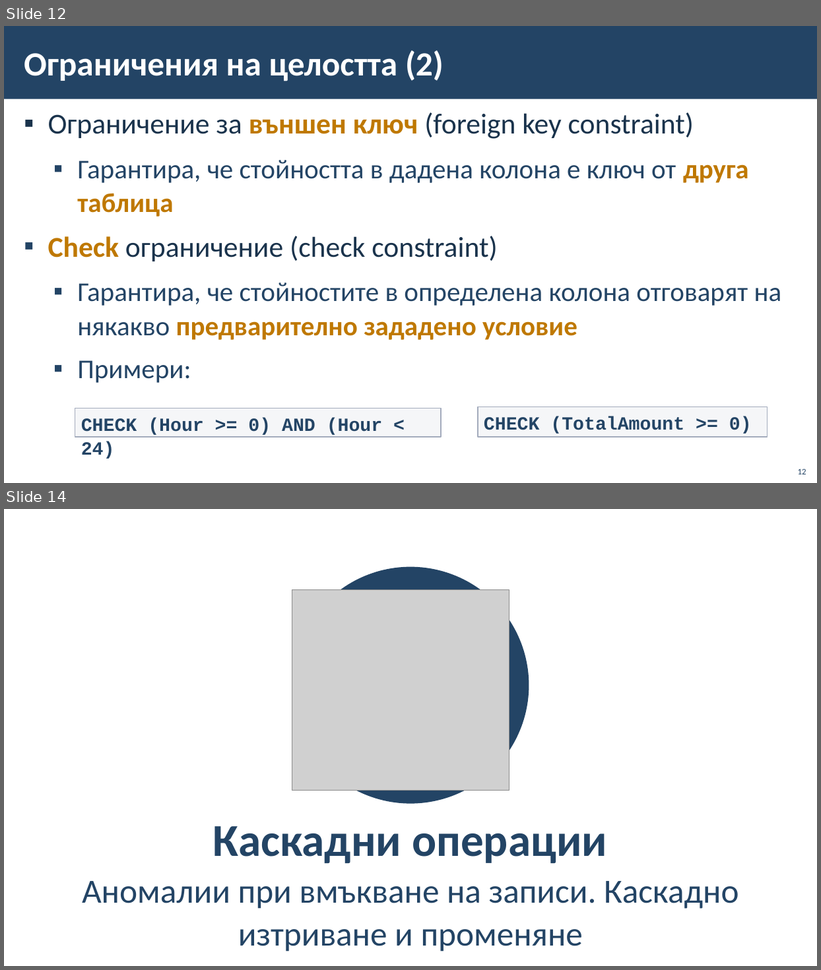
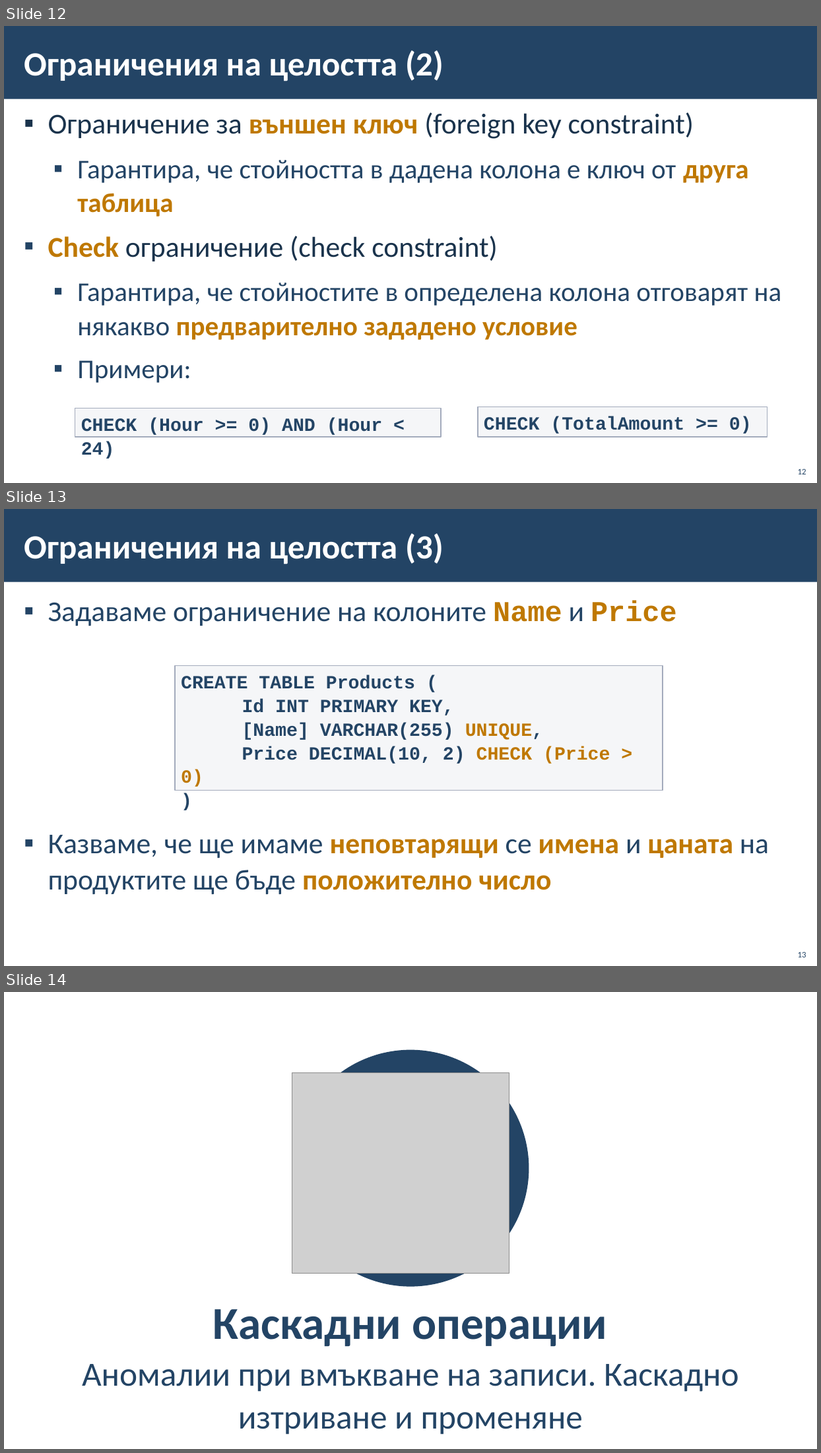
Before and after one commit to BG-IT-Edu/School-Programming, a slide deck: Courses/Software-Sciences/Module-3-Databases-New/07-Relationships-and-ER-Diagrams/07-Relationships-ER-Diagrams.pptx. Shown one above the other, each under a label of ours: slides 12 and 14 before the commit, slides 12, 13 and 14 after it; the slides between them are not shown. The pictures are 821x970 and 821x1453 pixels, drawn with LibreOffice and Linux fonts; fonts in the diff are those of the drawing; grey boxes stand for pictures; background and template pictures are left out. Boxes give left, top, right and bottom in pixels: in the first picture for what was removed or moved away, otherwise in the second. Text is boxed around its words. In the diff, an @@ line names an element or a change of style, - is before the commit and + after.

```diff
--- a/Courses/Software-Sciences/Module-3-Databases-New/07-Relationships-and-ER-Diagrams/07-Relationships-ER-Diagrams.pptx
+++ b/Courses/Software-Sciences/Module-3-Databases-New/07-Relationships-and-ER-Diagrams/07-Relationships-ER-Diagrams.pptx
@@ slide 13 added at (x1=4, y1=509, x2=817, y2=966), background #FFFFFF; not listed: 1 template element that a slide beside it also shows @@
@@ title added at (x1=24, y1=533, x2=444, y2=564), 40 pt, text #FFFFFF, bold @@
+Ограничения на целостта (3)
@@ text added at (x1=48, y1=600, x2=769, y2=894), 34 pt, text #234465 @@
+▪ Задаваме ограничение на колоните Name и Price
+▪ Казваме, че ще имаме неповтарящи се имена и цаната на продуктите ще бъде положително число
@@ rectangle added at (x1=175, y1=666, x2=663, y2=791), fill #C2C7D2 at 15% opacity, outline #A3ABBC 1 pt, 22 pt, text #234465, bold @@
+CREATE TABLE Products (
+Id INT PRIMARY KEY,
+[Name] VARCHAR(255) UNIQUE,
+Price DECIMAL(10, 2) CHECK (Price > 0)
+)
@@ page number added at (x1=798, y1=952, x2=807, y2=958), 10 pt, text #234465 @@
+13
```
Also in this commit, not shown: 3 other slides added, 2 slides removed.
